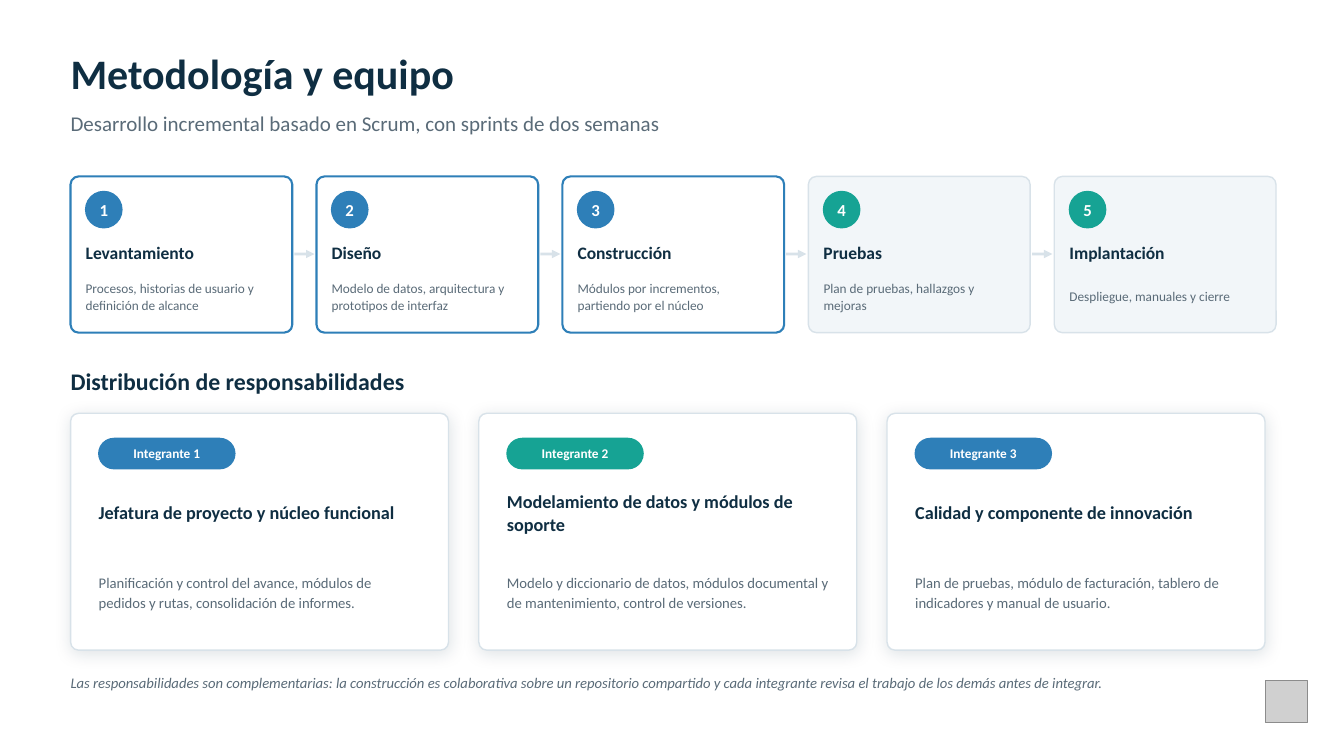
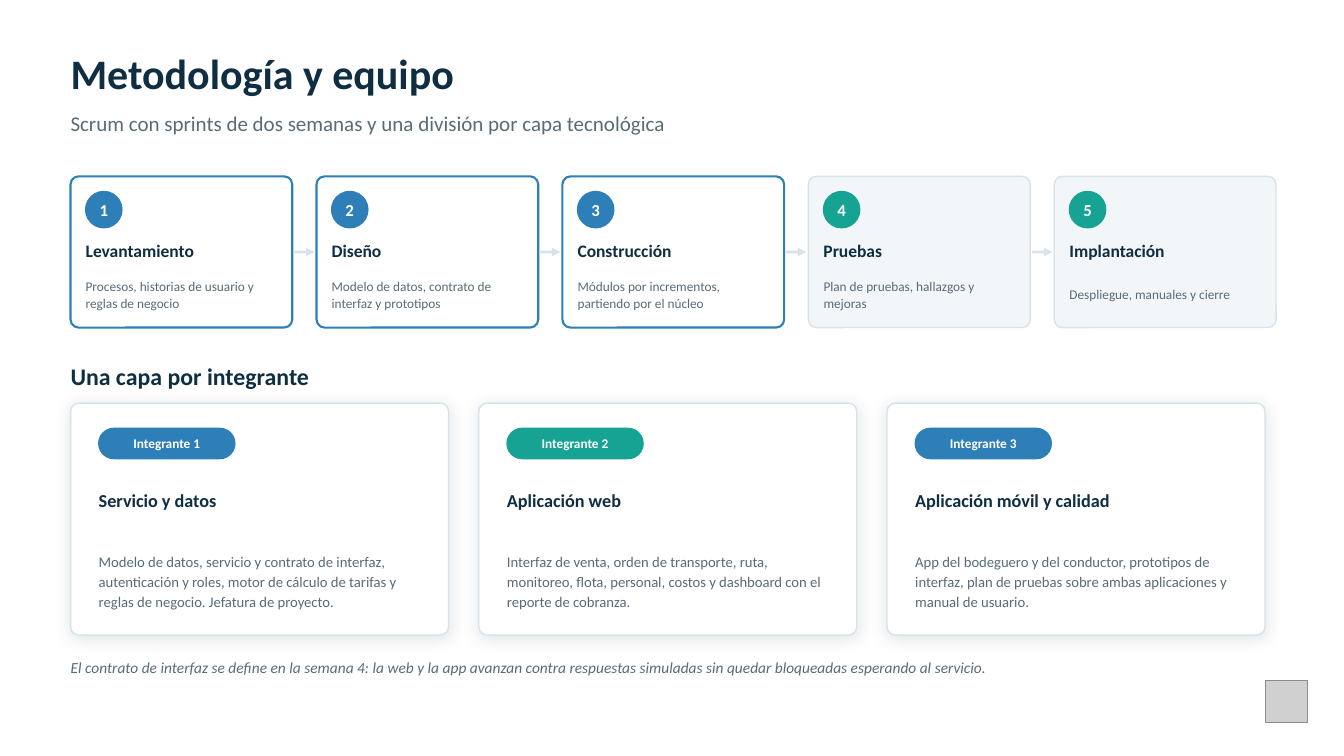
Before and after one commit to jmoralesduoc/Vialnex, a slide deck: slide 16 of Fase 1/Evidencia Grupales/vialNex_Presentacion_Proyecto_APT.pptx. Drawn at 1344x756 pixels with LibreOffice and Linux fonts; fonts in the diff are those of the drawing; grey boxes stand for pictures. Boxes give left, top, right and bottom in pixels: in the first picture for what was removed or moved away, otherwise in the second. Text is boxed around its words. In the diff, an @@ line names an element or a change of style, - is before the commit and + after.

```diff
--- a/Fase 1/Evidencia Grupales/vialNex_Presentacion_Proyecto_APT.pptx
+++ b/Fase 1/Evidencia Grupales/vialNex_Presentacion_Proyecto_APT.pptx
@@ text at (71, 116, 665, 135): text changed @@
-Desarrollo incremental basado en Scrum, con sprints de dos semanas
+Scrum con sprints de dos semanas y una división por capa tecnológica
@@ rounded rectangle: place and size @@
-rounded rectangle at (71, 176, 292, 333)
+rounded rectangle at (71, 176, 292, 328)
@@ rounded rectangle: place and size @@
-rounded rectangle at (317, 176, 538, 333)
+rounded rectangle at (317, 176, 538, 328)
@@ rounded rectangle: place and size @@
-rounded rectangle at (563, 176, 784, 333)
+rounded rectangle at (563, 176, 784, 328)
@@ rounded rectangle: place and size @@
-rounded rectangle at (809, 176, 1030, 333)
+rounded rectangle at (809, 176, 1030, 328)
@@ rounded rectangle: place and size @@
-rounded rectangle at (1055, 176, 1276, 333)
+rounded rectangle at (1055, 176, 1276, 328)
@@ text at (86, 282, 254, 311): text changed @@
-Procesos, historias de usuario y definición de alcance
+Procesos, historias de usuario y reglas de negocio
@@ text at (332, 282, 492, 310): text changed @@
-Modelo de datos, arquitectura y prototipos de interfaz
+Modelo de datos, contrato de interfaz y prototipos
@@ text at (71, 368, 309, 389): text changed @@
-Distribución de responsabilidades
+Una capa por integrante
@@ rounded rectangle: place and size @@
-rounded rectangle at (71, 413, 449, 650)
+rounded rectangle at (71, 403, 449, 635)
@@ rounded rectangle: place and size @@
-rounded rectangle at (479, 413, 857, 650)
+rounded rectangle at (479, 403, 857, 635)
@@ proportions changed in 8 elements at (71, 176, 292, 328), (317, 176, 538, 328), (563, 176, 784, 328), (809, 176, 1030, 328), (1055, 176, 1276, 328), (71, 403, 449, 635), (479, 403, 857, 635), (887, 403, 1265, 635) @@
@@ rounded rectangle: place and size @@
-rounded rectangle at (887, 413, 1265, 650)
+rounded rectangle at (887, 403, 1265, 635)
@@ 3 texts, 3 rounded rectangles: place and size @@
-3 texts, 3 rounded rectangles at (99, 439, 1052, 469)
+3 texts, 3 rounded rectangles at (99, 429, 1052, 459)
@@ text at (99, 494, 217, 510): text changed @@
-Jefatura de proyecto y núcleo funcional
+Servicio y datos
@@ text at (507, 494, 621, 510): text changed @@
-Modelamiento de datos y módulos de soporte
+Aplicación web
@@ text at (915, 494, 1110, 510): text changed @@
-Calidad y componente de innovación
+Aplicación móvil y calidad
@@ text at (99, 557, 397, 610): text changed @@
-Planificación y control del avance, módulos de pedidos y rutas, consolidación de informes.
+Modelo de datos, servicio y contrato de interfaz, autenticación y roles, motor de cálculo de tarifas y reglas de negocio. Jefatura de proyecto.
@@ text at (507, 557, 821, 610): text changed @@
-Modelo y diccionario de datos, módulos documental y de mantenimiento, control de versiones.
+Interfaz de venta, orden de transporte, ruta, monitoreo, flota, personal, costos y dashboard con el reporte de cobranza.
@@ text at (915, 557, 1227, 607): text changed @@
-Plan de pruebas, módulo de facturación, tablero de indicadores y manual de usuario.
+App del bodeguero y del conductor, prototipos de interfaz, plan de pruebas sobre ambas aplicaciones y manual de usuario.
@@ text at (71, 662, 986, 676): text changed; size 10.5 to 11 pt @@
-Las responsabilidades son complementarias: la construcción es colaborativa sobre un repositorio compartido y cada integrante revisa el trabajo de los demás antes de integrar.
+El contrato de interfaz se define en la semana 4: la web y la app avanzan contra respuestas simuladas sin quedar bloqueadas esperando al servicio.
```
Also in this commit, not shown: 9 other slides changed, 10 slides added, 10 slides removed, 1 other file.
